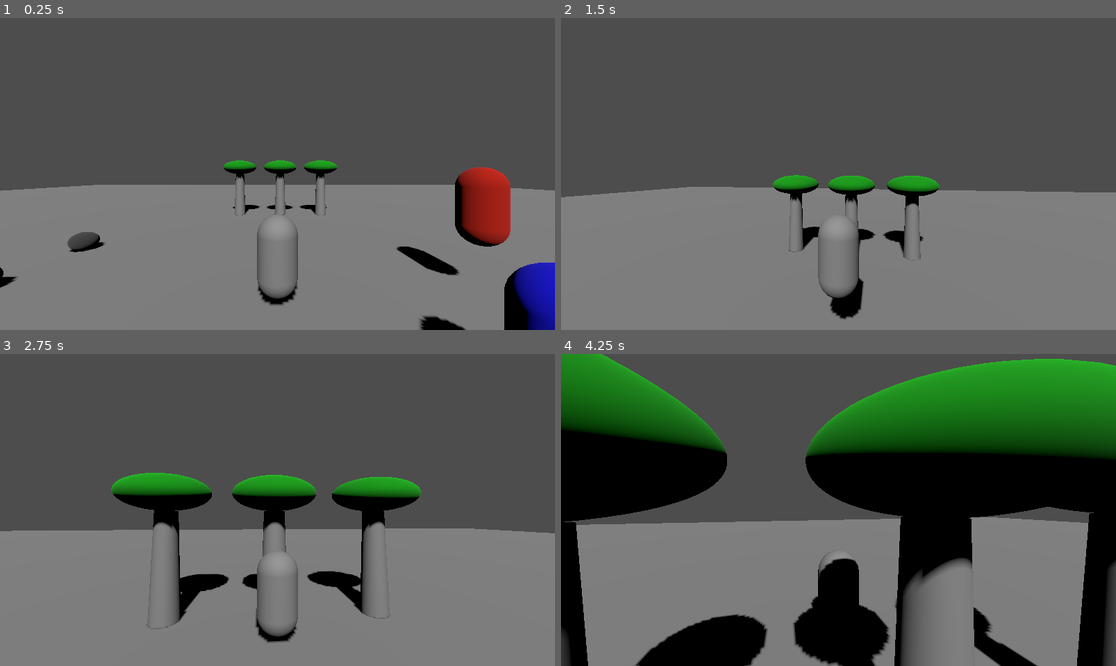
Above: before the commit, frames 1-4 (two rows, left to right).
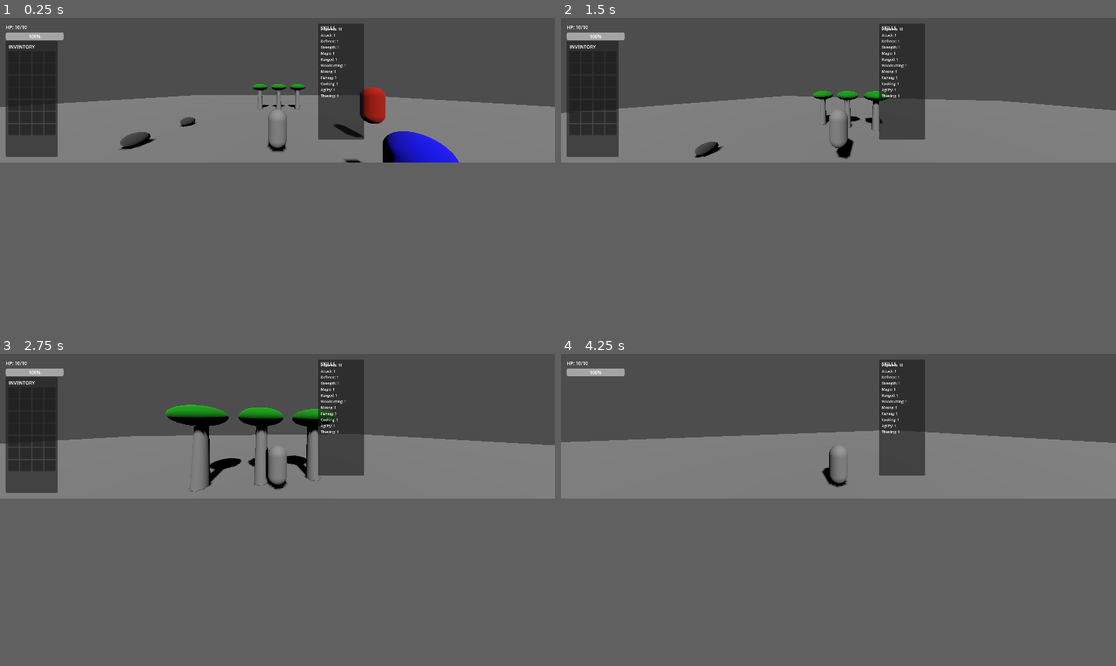
Above: after the commit, the same moments.

Repository: Knarf224/Knarfscape
Game: Godot game, scene res://scenes/world/main_world.tscn
Two runs of this game, one before a commit and one after it. Both use one fixed random seed, a clock stepped at 60 frames per second and the inputs below.
Inputs (mouse positions are in pixels of both pictures, inside the frame that each line leads up to):
- Up to frame 1 (0.25 s): no input
- Up to frame 2 (1.5 s): move the mouse to (866, 174) at 0.52 s; hold E (interact) 0.53-1.28 s; hold W (move_forward) from 0.53 s (still down); tap Space (jump) at 0.77 s; move the mouse to (810, 174) at 1.27 s; click (810, 174) at 1.35 s
- Up to frame 3 (2.75 s): keep holding W (move_forward); tap Space (jump) at 1.52 s; tap E (interact) at 1.55 s; move the mouse to (288, 503) at 2.02 s; hold E (interact) from 2.03 s (still down)
- Up to frame 4 (4.25 s): keep holding W (move_forward); move the mouse to (832, 516) at 2.77 s; release E (interact) at 2.78 s; tap Q (lock_on) at 2.85 s; tap Space (jump) at 3.02, 3.77 s; tap E (interact) at 3.05, 3.8 s; move the mouse to (877, 513) at 3.52 s; hold Shift (run) from 3.53 s (still down); tap I (toggle_inventory, bound only after the commit) at 4.15 s
In our replay, the window is 799x449 before the commit and 799x208 after it. These sizes can differ from the game's own. Grey fills any space a smaller window leaves; there, only what the larger window draws over its background counts as a difference.

The runs differ from the first frame. In frame 1, 35% of the frame differs, in the area x 0-100%, y 1-100%; in frame 2, 32%; in frame 3, 35%; in frame 4, 73%, in the area x 0-100%, y 0-100%.

Commit message:
Phase 6 complete - HUD, skills panel, inventory UI and quest system working

Diff:
--- a/project.godot
+++ b/project.godot
@@ -18,6 +18,12 @@
 
 GameManager="*res://scripts/game_manager.gd"
 SaveSystem="*res://scripts/save_system.gd"
+QuestManager="*res://scripts/quest_manager.gd"
+
+[display]
+
+window/size/viewport_width=1920
+window/size/viewport_height=500
 
 [input]
 
@@ -66,3 +72,13 @@
 "events": [Object(InputEventKey,"resource_local_to_scene":false,"resource_name":"","device":-1,"window_id":0,"alt_press …(192 unchanged characters)…
 ]
 }
+toggle_skills={
+"deadzone": 0.5,
+"events": [Object(InputEventKey,"resource_local_to_scene":false,"resource_name":"","device":-1,"window_id":0,"alt_pressed":false,"shift_pressed":false,"ctrl_pressed":false,"meta_pressed":false,"pressed":false,"keycode":0,"physical_keycode":75,"key_label":0,"unicode":107,"location":0,"echo":false,"script":null)
+]
+}
+toggle_inventory={
+"deadzone": 0.5,
+"events": [Object(InputEventKey,"resource_local_to_scene":false,"resource_name":"","device":-1,"window_id":0,"alt_pressed":false,"shift_pressed":false,"ctrl_pressed":false,"meta_pressed":false,"pressed":false,"keycode":0,"physical_keycode":73,"key_label":0,"unicode":105,"location":0,"echo":false,"script":null)
+]
+}
--- a/scenes/enemies/enemy.gd
+++ b/scenes/enemies/enemy.gd
@@ -177,6 +177,9 @@
 		GameManager.skills.add_xp("attack", xp_reward * 0.33)
 		GameManager.skills.add_xp("strength", xp_reward * 0.33)
 
+	# Update quest objectives
+	QuestManager.update_quest_objective("first_blood", 0)
+
 	# Remove from scene after short delay
 	await get_tree().create_timer(0.5).timeout
 	queue_free()
--- a/scenes/player/player.gd
+++ b/scenes/player/player.gd
@@ -70,6 +70,17 @@
 	# Interact with resource nodes and NPCs
 	if event.is_action_pressed("interact"):
 		_try_interact()
+
+# Toggle UI panels
+	if event.is_action_pressed("toggle_skills"):
+		var panel = get_tree().get_first_node_in_group("skills_panel")
+		if panel:
+			panel.toggle_visible()
+
+	if event.is_action_pressed("toggle_inventory"):
+		var inv = get_tree().get_first_node_in_group("inventory_ui")
+		if inv:
+			inv.toggle_visible()
 
 # ── PHYSICS LOOP ───────────────────────────────────
 func _physics_process(delta):
--- /dev/null
+++ b/scenes/ui/hud.gd
@@ -0,0 +1,53 @@
+extends CanvasLayer
+
+@onready var health_bar = $HealthBar
+@onready var stamina_bar = $StaminaBar
+@onready var health_label = $HealthLabel
+@onready var interaction_prompt = $InteractionPrompt
+
+func _ready():
+	# Connect to skill level up signal
+	GameManager.skills.skill_leveled_up.connect(_on_skill_leveled_up)
+
+func _process(_delta):
+	_update_health_bar()
+	_update_stamina_bar()
+	_check_interaction_prompt()
+
+func _update_health_bar():
+	if GameManager.stats:
+		health_bar.max_value = GameManager.stats.health_max
+		health_bar.value = GameManager.stats.health_current
+		health_label.text = "HP: " + str(int(GameManager.stats.health_current)) + "/" + str(int(GameManager.stats.health_max))
+
+func _update_stamina_bar():
+	if GameManager.stats:
+		stamina_bar.max_value = GameManager.stats.stamina_max
+		stamina_bar.value = GameManager.stats.stamina_current
+
+func _check_interaction_prompt():
+	# Show prompt when near interactable
+	var player = get_tree().get_first_node_in_group("players")
+	if player == null:
+		interaction_prompt.visible = false
+		return
+
+	var show_prompt = false
+	for node in get_tree().get_nodes_in_group("resource_nodes"):
+		var dist = player.global_position.distance_to(node.global_position)
+		if dist <= node.interaction_distance:
+			show_prompt = true
+			break
+
+	if not show_prompt:
+		for npc in get_tree().get_nodes_in_group("npcs"):
+			var dist = player.global_position.distance_to(npc.global_position)
+			if dist <= 3.0:
+				show_prompt = true
+				break
+
+	interaction_prompt.visible = show_prompt
+
+func _on_skill_leveled_up(skill_name: String, new_level: int):
+	print("LEVEL UP! " + skill_name.capitalize() + " → " + str(new_level))
+	# We'll add a visual level up effect here in Phase 7
--- /dev/null
+++ b/scenes/ui/hud.tscn
@@ -0,0 +1,37 @@
+[gd_scene load_steps=2 format=3 uid="uid://cloy4qe5bf2kv"]
+
+[ext_resource type="Script" path="res://scenes/ui/hud.gd" id="1_y2sdi"]
+
+[node name="HUD" type="CanvasLayer"]
+script = ExtResource("1_y2sdi")
+
+[node name="HealthBar" type="ProgressBar" parent="."]
+offset_left = 20.0
+offset_top = 50.0
+offset_right = 220.0
+offset_bottom = 77.0
+max_value = 10.0
+value = 10.0
+
+[node name="StaminaBar" type="ProgressBar" parent="."]
+offset_left = 20.0
+offset_top = 50.0
+offset_right = 220.0
+offset_bottom = 77.0
+max_value = 10.0
+value = 10.0
+
+[node name="HealthLabel" type="Label" parent="."]
+offset_left = 20.0
+offset_top = 20.0
+offset_right = 60.0
+offset_bottom = 43.0
+text = "HP:"
+
+[node name="InteractionPrompt" type="Label" parent="."]
+visible = false
+offset_left = 600.0
+offset_top = 500.0
+offset_right = 740.0
+offset_bottom = 523.0
+text = "Press E to interact"
--- /dev/null
+++ b/scenes/ui/inventory_ui.gd
@@ -0,0 +1,32 @@
+extends CanvasLayer
+
+@onready var grid = $Background/Grid
+
+func _ready():
+	GameManager.inventory.inventory_changed.connect(_refresh)
+	_refresh()
+
+func _refresh():
+	# Clear grid
+	for child in grid.get_children():
+		child.queue_free()
+
+	# Rebuild from inventory data
+	for slot in GameManager.inventory.slots:
+		var panel = Panel.new()
+		panel.custom_minimum_size = Vector2(38, 38)
+
+		var label = Label.new()
+		label.add_theme_font_size_override("font_size", 10)
+		label.set_anchors_and_offsets_preset(Control.PRESET_CENTER)
+
+		if slot != null:
+			label.text = slot["item"].name.left(6) + "\nx" + str(slot["quantity"])
+		else:
+			label.text = ""
+
+		panel.add_child(label)
+		grid.add_child(panel)
+
+func toggle_visible():
+	visible = not visible
--- /dev/null
+++ b/scenes/ui/inventory_ui.tscn
@@ -0,0 +1,27 @@
+[gd_scene load_steps=2 format=3 uid="uid://cf5jdxj8j5ysm"]
+
+[ext_resource type="Script" path="res://scenes/ui/inventory_ui.gd" id="1_eusjq"]
+
+[node name="InventoryUI" type="CanvasLayer" groups=["inventory_ui"]]
+script = ExtResource("1_eusjq")
+
+[node name="Background" type="Panel" parent="."]
+offset_left = 20.0
+offset_top = 80.0
+offset_right = 200.0
+offset_bottom = 480.0
+
+[node name="Title" type="Label" parent="Background"]
+offset_left = 10.0
+offset_top = 8.0
+offset_right = 101.0
+offset_bottom = 31.0
+text = "INVENTORY"
+
+[node name="Grid" type="GridContainer" parent="Background"]
+layout_mode = 0
+offset_left = 8.0
+offset_top = 35.0
+offset_right = 48.0
+offset_bottom = 75.0
+columns = 4
--- /dev/null
+++ b/scenes/ui/skills_panel.gd
@@ -0,0 +1,38 @@
+extends CanvasLayer
+
+@onready var skill_list = $Background/SkillList
+
+var _skill_labels: Dictionary = {}
+
+func _ready():
+	_build_skill_list()
+	GameManager.skills.skill_leveled_up.connect(_on_level_up)
+	GameManager.skills.xp_gained.connect(_on_xp_gained)
+
+func _build_skill_list():
+	# Clear existing
+	for child in skill_list.get_children():
+		child.queue_free()
+	_skill_labels.clear()
+
+	# Build a label for each skill
+	for skill_name in GameManager.skills.get_skill_list():
+		var label = Label.new()
+		var level = GameManager.skills.get_level(skill_name)
+		label.text = skill_name.capitalize() + ": " + str(level)
+		label.add_theme_font_size_override("font_size", 12)
+		skill_list.add_child(label)
+		_skill_labels[skill_name] = label
+
+func _on_level_up(skill_name: String, new_level: int):
+	if _skill_labels.has(skill_name):
+		_skill_labels[skill_name].text = skill_name.capitalize() + ": " + str(new_level)
+
+func _on_xp_gained(skill_name: String, _amount: float):
+	# Update label to show current level
+	if _skill_labels.has(skill_name):
+		var level = GameManager.skills.get_level(skill_name)
+		_skill_labels[skill_name].text = skill_name.capitalize() + ": " + str(level)
+
+func toggle_visible():
+	visible = not visible
--- /dev/null
+++ b/scenes/ui/skills_panel.tscn
@@ -0,0 +1,25 @@
+[gd_scene load_steps=2 format=3 uid="uid://bw51a1ethq244"]
+
+[ext_resource type="Script" path="res://scenes/ui/skills_panel.gd" id="1_tdt37"]
+
+[node name="SkillsPanel" type="CanvasLayer" groups=["skills_panel"]]
+script = ExtResource("1_tdt37")
+
+[node name="Background" type="Panel" parent="."]
+offset_left = 1100.0
+offset_top = 20.0
+offset_right = 1260.0
+offset_bottom = 420.0
+
+[node name="SkillList" type="VBoxContainer" parent="Background"]
+offset_left = 10.0
+offset_top = 10.0
+offset_right = 150.0
+offset_bottom = 390.0
+
+[node name="Title" type="Label" parent="Background"]
+offset_left = 10.0
+offset_top = 2.0
+offset_right = 61.0
+offset_bottom = 25.0
+text = "SKILLS"
--- a/scenes/world/main_world.tscn
+++ b/scenes/world/main_world.tscn
@@ -6,6 +6,9 @@
 [ext_resource type="PackedScene" uid="uid://cr6auq5756sg3" path="res://scenes/world/Rock.tscn" id="4_a2506"]
 [ext_resource type="PackedScene" uid="uid://cwspmdnytmn2q" path="res://scenes/world/Tree.tscn" id="5_bsq45"]
 [ext_resource type="PackedScene" uid="uid://y2l121501evx" path="res://scenes/world/Fish_Spot.tscn" id="6_ncj5h"]
+[ext_resource type="PackedScene" uid="uid://cloy4qe5bf2kv" path="res://scenes/ui/hud.tscn" id="7_whx8n"]
+[ext_resource type="PackedScene" uid="uid://bw51a1ethq244" path="res://scenes/ui/skills_panel.tscn" id="8_cjh4h"]
+[ext_resource type="PackedScene" uid="uid://cf5jdxj8j5ysm" path="res://scenes/ui/inventory_ui.tscn" id="9_na32j"]
 
 [sub_resource type="NavigationMesh" id="NavigationMesh_gyhjv"]
 
@@ -55,3 +58,9 @@
 
 [node name="FishingSpot2" parent="." instance=ExtResource("6_ncj5h")]
 transform = Transform3D(1, 0, 0, 0, 1, 0, 0, 0, 1, 12, -0.5, 12)
+
+[node name="HUD" parent="." instance=ExtResource("7_whx8n")]
+
+[node name="SkillsPanel" parent="." instance=ExtResource("8_cjh4h")]
+
+[node name="InventoryUI" parent="." instance=ExtResource("9_na32j")]
--- /dev/null
+++ b/scripts/quest.gd
@@ -0,0 +1,49 @@
+extends Resource
+class_name Quest
+
+enum Status { INACTIVE, ACTIVE, COMPLETED, FAILED }
+
+@export var quest_id: String = ""
+@export var quest_name: String = ""
+@export var description: String = ""
+@export var status: Status = Status.INACTIVE
+
+# Objectives are dictionaries:
+# { "description": String, "required": int, "current": int, "completed": bool }
+@export var objectives: Array = []
+
+signal objective_updated(quest_id: String)
+signal quest_completed(quest_id: String)
+
+func start_quest() -> void:
+	status = Status.ACTIVE
+	print("Quest started: " + quest_name)
+
+func update_objective(index: int, amount: int = 1) -> void:
+	if status != Status.ACTIVE:
+		return
+	if index >= objectives.size():
+		return
+
+	objectives[index]["current"] = min(
+		objectives[index]["current"] + amount,
+		objectives[index]["required"]
+	)
+
+	if objectives[index]["current"] >= objectives[index]["required"]:
+		objectives[index]["completed"] = true
+		print("Objective complete: " + objectives[index]["description"])
+
+	emit_signal("objective_updated", quest_id)
+	_check_completion()
+
+func _check_completion() -> void:
+	for obj in objectives:
+		if not obj["completed"]:
+			return
+	status = Status.COMPLETED
+	emit_signal("quest_completed", quest_id)
+	print("Quest completed: " + quest_name + "!")
+
+func is_complete() -> bool:
+	return status == Status.COMPLETED
--- /dev/null
+++ b/scripts/quest_manager.gd
@@ -0,0 +1,70 @@
+extends Node
+
+const QuestClass = preload("res://scripts/quest.gd")
+
+var active_quests: Array = []
+var completed_quests: Array = []
+
+signal quest_started(quest_name: String)
+signal quest_completed(quest_name: String)
+
+func _ready():
+	_create_starter_quests()
+
+func _create_starter_quests():
+	# Quest 1 - First Blood
+	var q1 = QuestClass.new()
+	q1.quest_id = "first_blood"
+	q1.quest_name = "First Blood"
+	q1.description = "Defeat your first goblin to prove yourself."
+	q1.objectives = [
+		{ "description": "Defeat a Goblin", "required": 1, "current": 0, "completed": false }
+	]
+
+	# Quest 2 - Woodcutter
+	var q2 = QuestClass.new()
+	q2.quest_id = "woodcutter"
+	q2.quest_name = "The Woodcutter"
+	q2.description = "Chop some wood to gather resources."
+	q2.objectives = [
+		{ "description": "Gather Logs", "required": 3, "current": 0, "completed": false }
+	]
+
+	# Quest 3 - Miner
+	var q3 = QuestClass.new()
+	q3.quest_id = "miner"
+	q3.quest_name = "The Miner"
+	q3.description = "Mine some copper ore from the rocks."
+	q3.objectives = [
+		{ "description": "Mine Copper Ore", "required": 2, "current": 0, "completed": false }
+	]
+
+	# Auto start all starter quests
+	start_quest(q1)
+	start_quest(q2)
+	start_quest(q3)
+
+func start_quest(quest) -> void:
+	quest.start_quest()
+	quest.quest_completed.connect(_on_quest_completed)
+	active_quests.append(quest)
+	emit_signal("quest_started", quest.quest_name)
+
+func _on_quest_completed(quest_id: String) -> void:
+	for quest in active_quests:
+		if quest.quest_id == quest_id:
+			active_quests.erase(quest)
+			completed_quests.append(quest)
+			emit_signal("quest_completed", quest.quest_name)
+			break
+
+func get_quest(quest_id: String):
+	for quest in active_quests:
+		if quest.quest_id == quest_id:
+			return quest
+	return null
+
+func update_quest_objective(quest_id: String, objective_index: int, amount: int = 1):
+	var quest = get_quest(quest_id)
+	if quest:
+		quest.update_objective(objective_index, amount)
--- a/scripts/resource_node.gd
+++ b/scripts/resource_node.gd
@@ -83,6 +83,12 @@
 	else:
 		print("Inventory full!")
 
+	# Update quest objectives based on what was gathered
+	if item_id == "logs":
+		QuestManager.update_quest_objective("woodcutter", 0)
+	elif item_id == "ore":
+		QuestManager.update_quest_objective("miner", 0)
+
 	# Deplete the node
 	state = State.DEPLETED
 	_respawn_timer = respawn_time
Not shown: 1 places in scenes/world/main_world.tscn that only renumber resources
